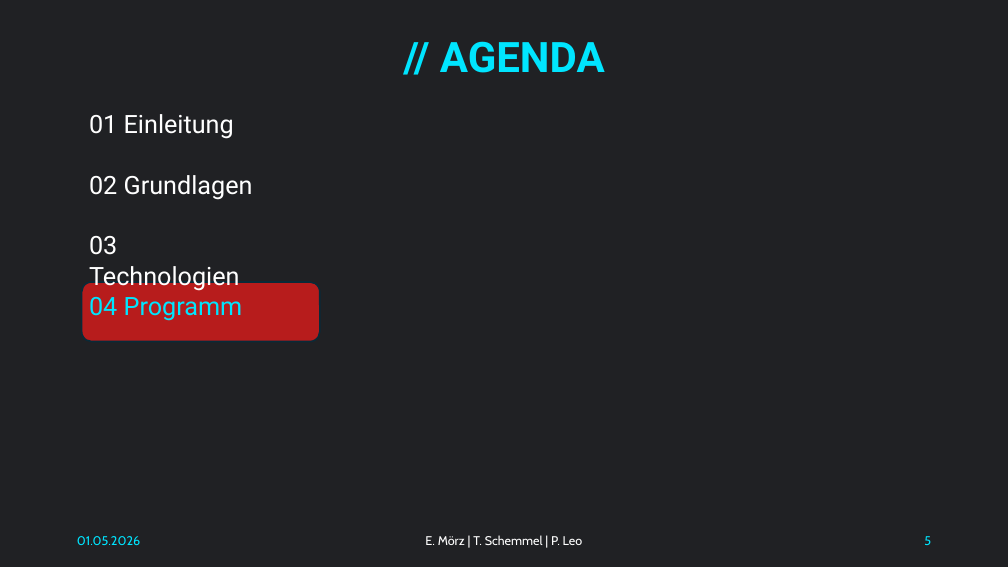
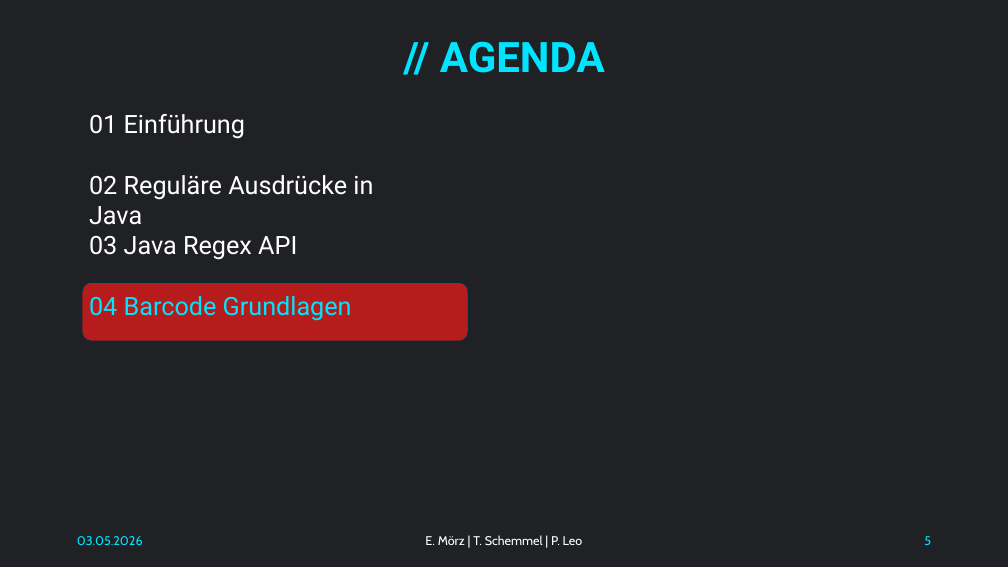
Before and after one commit to NachtsternBuild/little-barcode, a slide deck: slide 5 of docs/Präsentation.pptx. Drawn at 1008x567 pixels with LibreOffice and Linux fonts; fonts in the diff are those of the drawing. Boxes give left, top, right and bottom in pixels: in the first picture for what was removed or moved away, otherwise in the second. Text is boxed around its words. In the diff, an @@ line names an element or a change of style, - is before the commit and + after.

```diff
--- a/docs/Präsentation.pptx
+++ b/docs/Präsentation.pptx
@@ text at (89, 114, 245, 139): text changed @@
-01 Einleitung
+01 Einführung
@@ text at (89, 175, 373, 225): text changed @@
-02 Grundlagen
+02 Reguläre Ausdrücke in Java
@@ text at (89, 236, 297, 260): text changed @@
-03 Technologien
+03 Java Regex API
@@ rounded rectangle: place and size @@
-rounded rectangle at (82, 282, 320, 342)
+rounded rectangle at (82, 282, 469, 342)
@@ text at (89, 296, 352, 321): text changed @@
-04 Programm
+04 Barcode Grundlagen
@@ text at (77, 536, 143, 545): text changed @@
-01.05.2026
+03.05.2026
```
Also in this commit, not shown: 6 other slides changed, 1 slide added.
